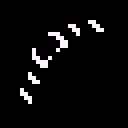
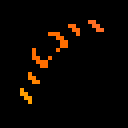
The second (128, 128) image is a revision of the first. Changes to its layers:
painted on "Calque #2" over [20, 20, 104, 104]
showed group "Groupe de calques #1" (5 layers), opacity 93% → 17% over [20, 20, 104, 104]
painted on "Calque #1" over [20, 20, 104, 104]
